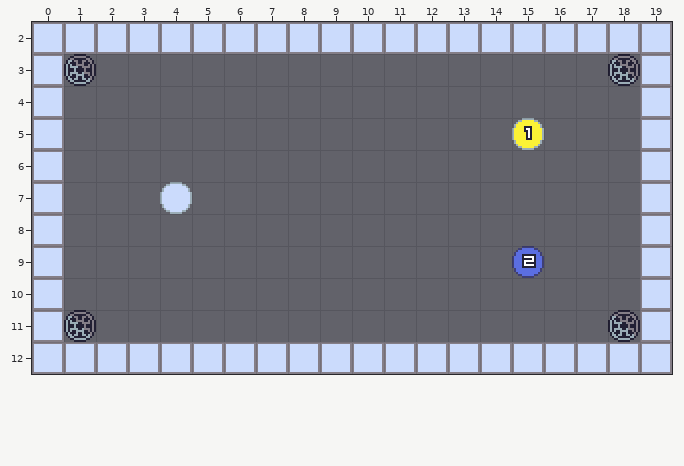
Two versions of a level (Tiled map, Physics/assets/data/001.tmx). The picture above is the old version.
Cells are 16x16 px. Shown: x 0..19, y 2..12.
The same view after the edit:
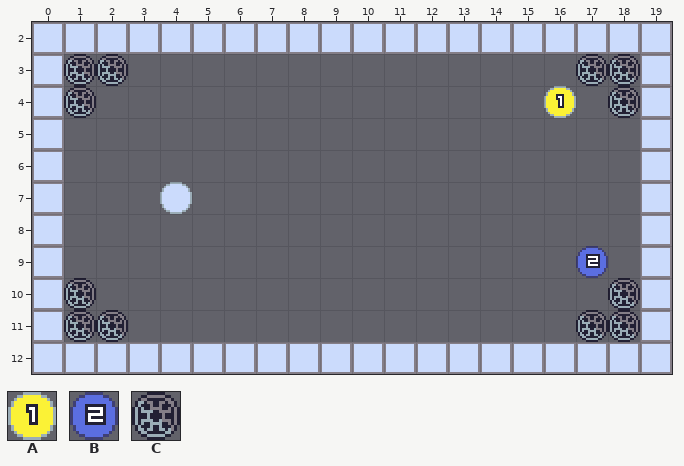
Key: from "tileset": A 1, B 2, C 16.
_ is an empty cell.
What changed:
Layer "objects":
y 3: x 2 _ -> C; x 17 _ -> C
y 4: x 1 _ -> C; x 16 _ -> A; x 18 _ -> C
y 5: x 15 A -> _
y 9: x 15 B -> _; x 17 _ -> B
y 10: x 1 _ -> C; x 18 _ -> C
y 11: x 2 _ -> C; x 17 _ -> C
